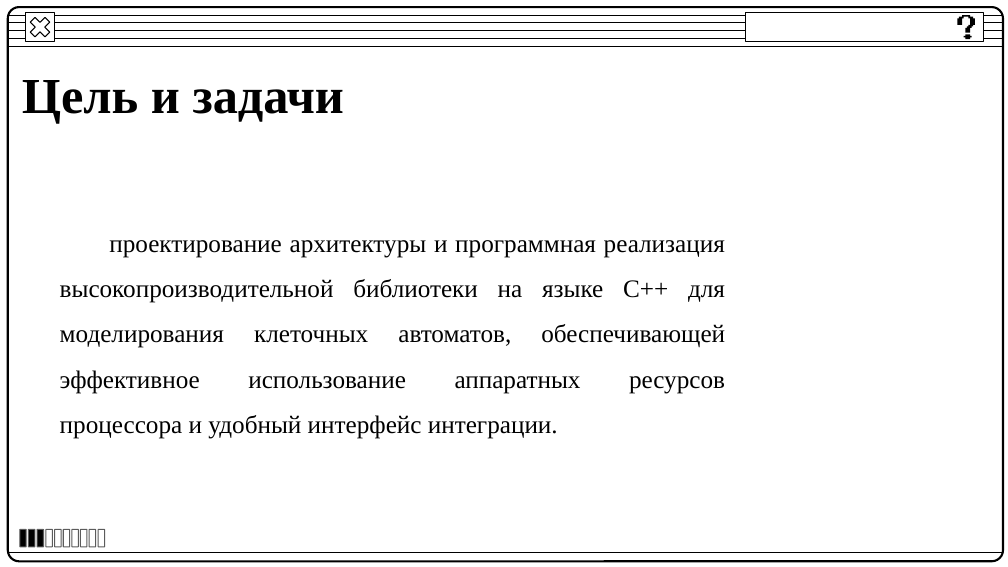
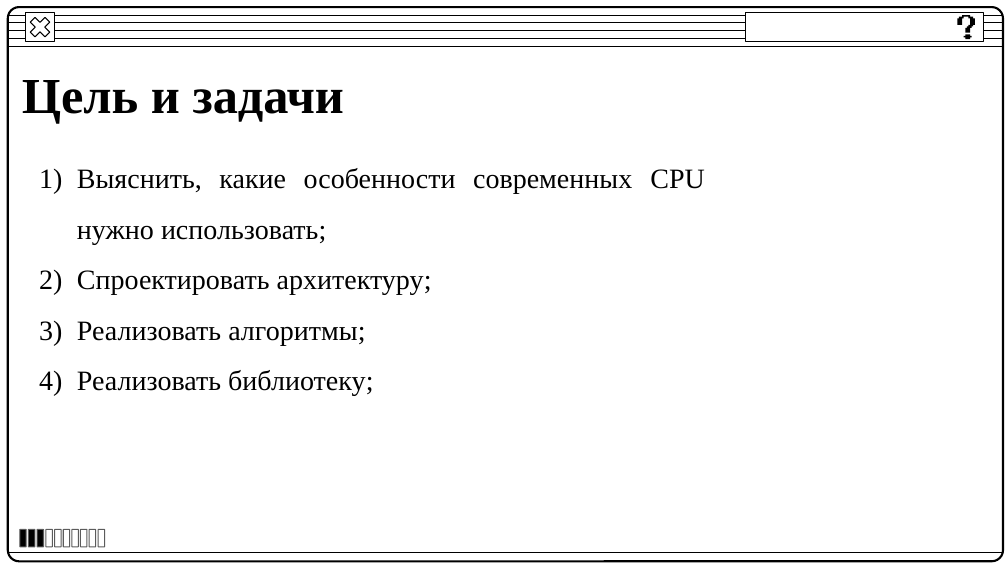
Before and after one commit to BakaKrt/DiplomAPI, a slide deck: slide 3 of ВКР/ВКР.pptx. Drawn at 1008x567 pixels with LibreOffice and Linux fonts; fonts in the diff are those of the drawing. Boxes give left, top, right and bottom in pixels: in the first picture for what was removed or moved away, otherwise in the second. Text is boxed around its words. In the diff, an @@ line names an element or a change of style, - is before the commit and + after.

```diff
--- a/ВКР/ВКР.pptx
+++ b/ВКР/ВКР.pptx
@@ text at (x1=77, y1=168, x2=705, y2=396): text changed; size 18 to 20 pt @@
-проектирование архитектуры и программная реализация высокопроизводительной библиотеки на языке C++ для моделирования клеточных автоматов, обеспечивающей эффективное использование аппаратных ресурсов процессора и удобный интерфейс интеграции.
+1) Выяснить, какие особенности современных CPU нужно использовать;
+2) Спроектировать архитектуру;
+3) Реализовать алгоритмы;
+4) Реализовать библиотеку;
```
Also in this commit, not shown: 7 other slides changed, 3 other files.
